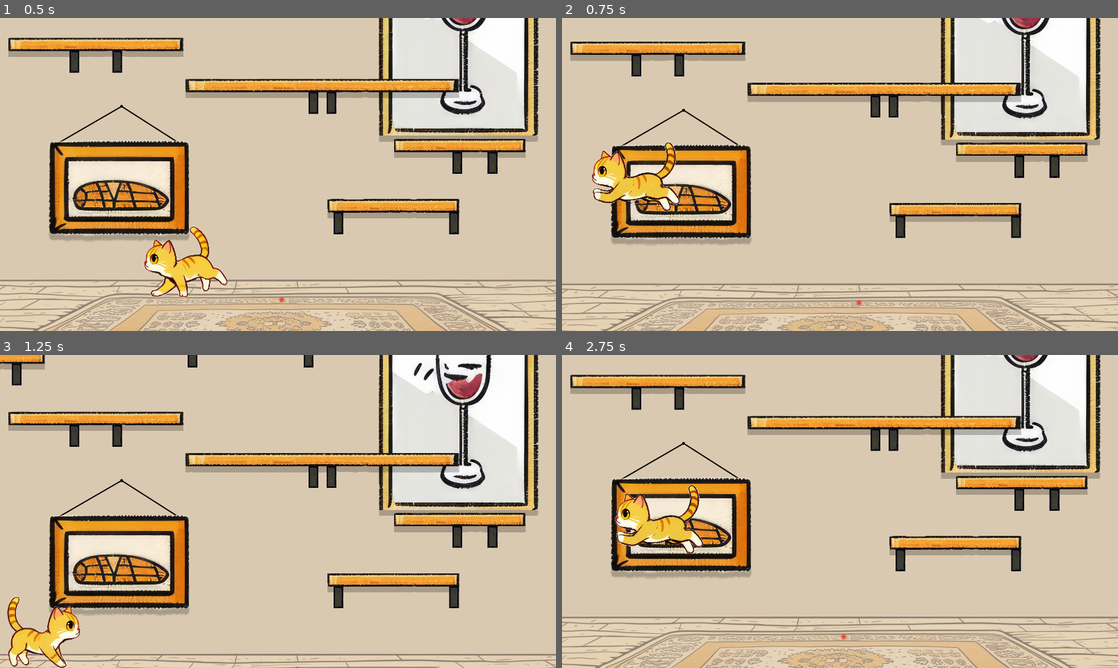
Above: before the commit, frames 1-4 (two rows, left to right).
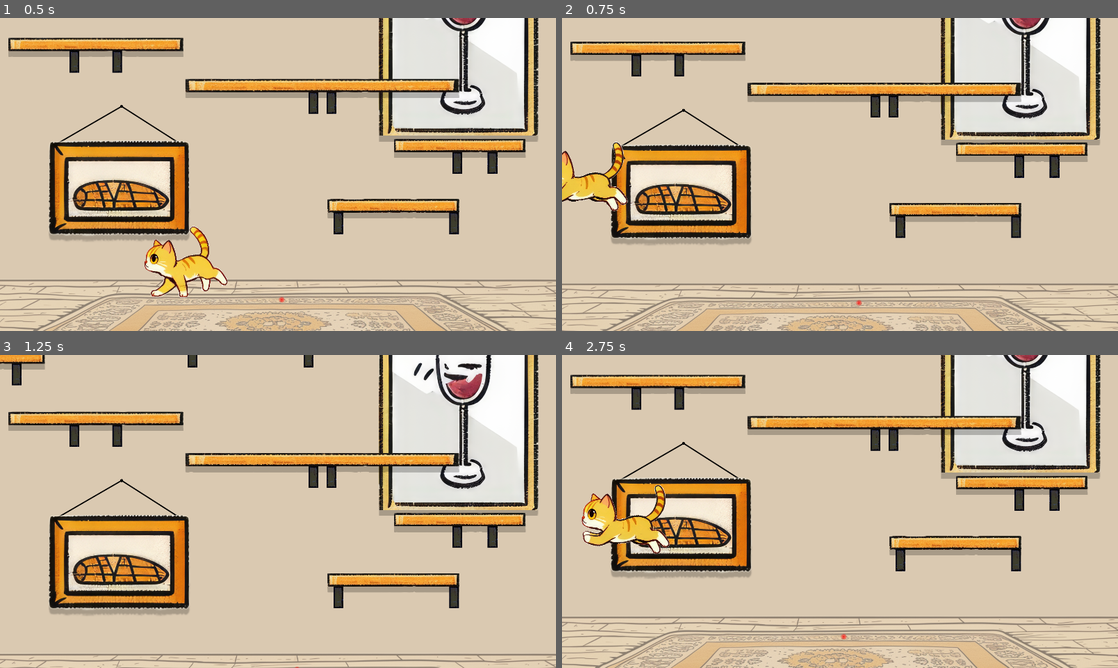
Above: after the commit, the same moments.

Repository: leogeier/ggj24-lasercats
Game: Godot game, scene res://main.tscn
Same seed, same stepped clock (60 frames per second), same inputs: the game is played once before the commit and once after it. The engine's default icon, where the game draws it, is replaced by a stand-in: a white triangle on a blue panel in a dark square.
Inputs (mouse positions are in pixels of both pictures, inside the frame that each line leads up to):
- Up to frame 1 (0.5 s): no input
- Up to frame 2 (0.75 s): tap Enter at 0.5 s; move the mouse to (867, 174) at 0.52 s; hold Up (ui_up) from 0.53 s (still down)
- Up to frame 3 (1.25 s): keep holding Up (ui_up)
- Up to frame 4 (2.75 s): move the mouse to (812, 511) at 1.27 s; release Up (ui_up) at 2 s; click "Play Again" at 2 s

Frame 1 is identical in both runs. In frame 2, 2.5% of the frame differs, in the area x 0-22%, y 39-62%; in frame 3, 1.5%; in frame 4, 2.7%, in the area x 3-26%, y 41-64%.

Commit message:
fix wallpaper tiling. add cat autojump strength

Diff:
--- a/game/scenes/cat/cat.gd
+++ b/game/scenes/cat/cat.gd
@@ -2,6 +2,7 @@
 
 @export var horizontal_forward_force = 9000
 @export var jump_force = 6000
+@export_range(0.1, 2.0) var auto_jump_horizontal_mod = 1.0
 @export var jump_flick_threshold = 50
 @export var just_landed_slowdown = 0.5
 @export var air_slowdown = 1.0
@@ -59,7 +60,7 @@
 		if auto_jump and relative_laser_pos.length() > 300 and laser_dir.y < -0.8:
 			##print("here", impulse_cooldown)
 			should_jump = true
-			jump_vector = laser_dir * jump_force * Vector2(0.5, 1)
+			jump_vector = laser_dir * jump_force * Vector2(auto_jump_horizontal_mod, 1)
 		# Without Autojump we require a flick (maybe better for trackpad)
 		if !auto_jump and laser_pointer.velocity > jump_flick_threshold:
 			should_jump = true
@@ -71,7 +72,7 @@
 			for body in %GroundCheck.get_overlapping_bodies():
 				if body is RigidBody2D:
 					var impulse_pos = body.to_local(%GroundCheck.global_position)
-					print(impulse_pos)
+					#print(impulse_pos)
 					body.apply_impulse(Vector2.DOWN * jump_body_impulse_strength, impulse_pos)
 			return
 
Not shown, changed: game/scenes/assets/Livingroom/Wall Texture.png
